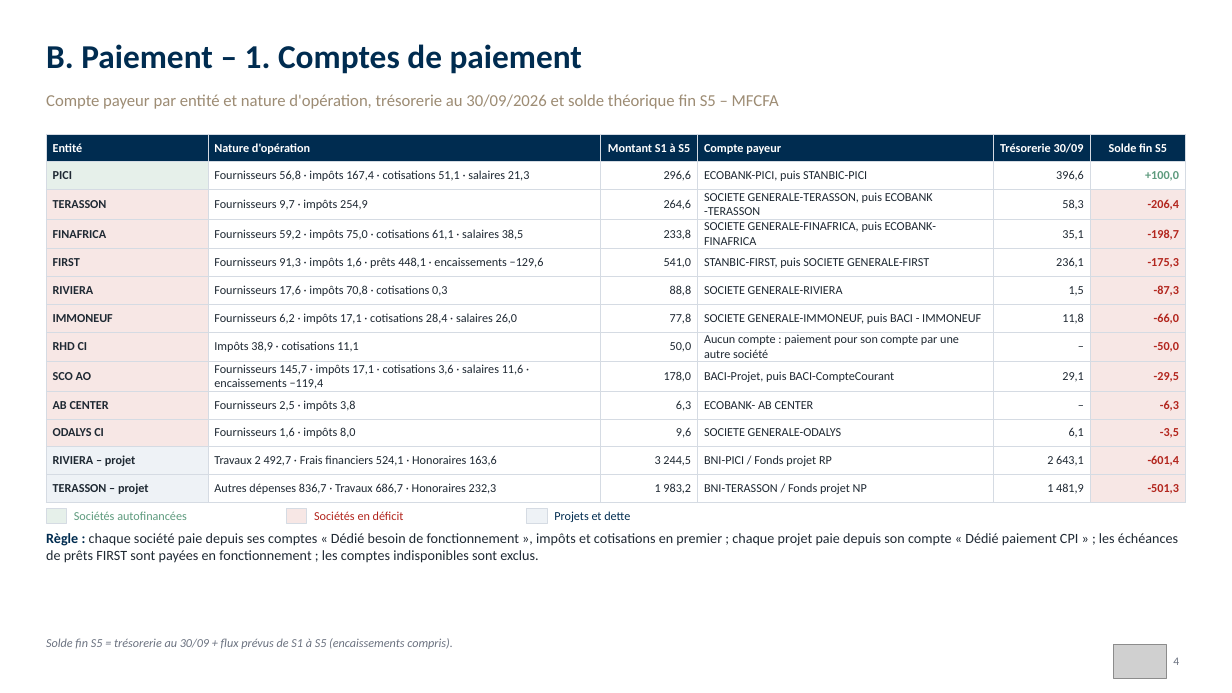
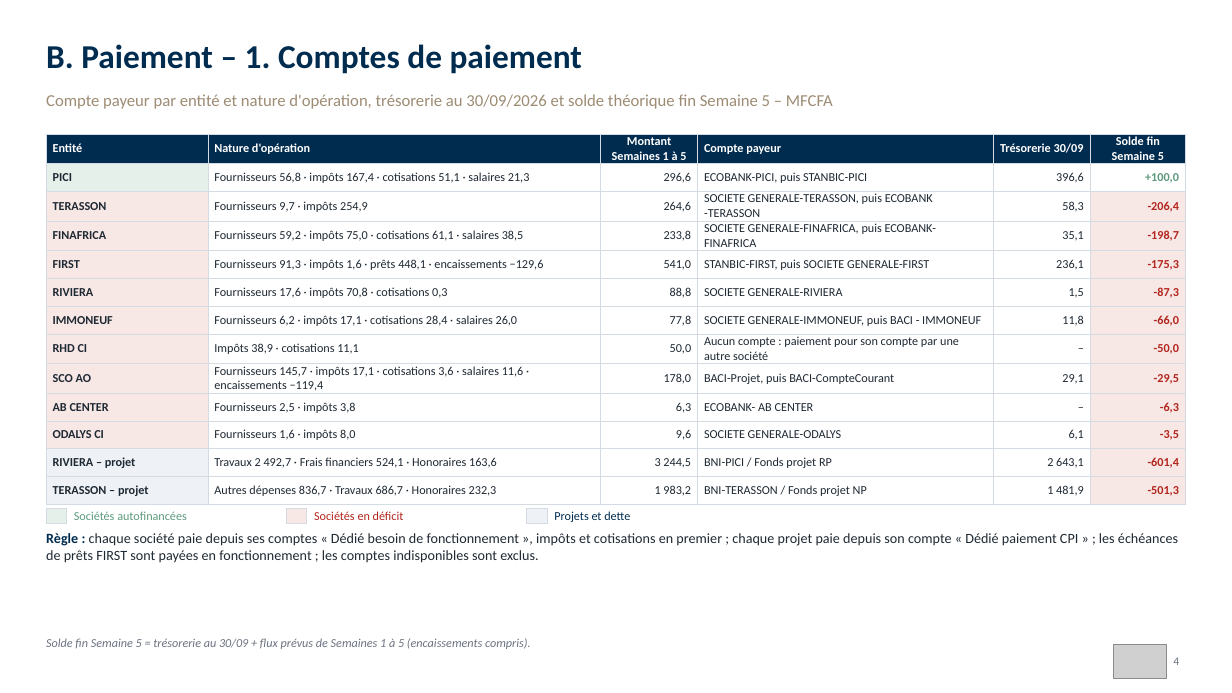
Before and after one commit to angehkouadio/claudeproject, a slide deck: slide 4 of RCI_Besoins_Tresorerie_Comptes_Paiement_30-09-2026.pptx. Drawn at 1232x693 pixels with LibreOffice and Linux fonts; fonts in the diff are those of the drawing; grey boxes stand for pictures. Boxes give left, top, right and bottom in pixels: in the first picture for what was removed or moved away, otherwise in the second. Text is boxed around its words. In the diff, an @@ line names an element or a change of style, - is before the commit and + after.

```diff
--- a/RCI_Besoins_Tresorerie_Comptes_Paiement_30-09-2026.pptx
+++ b/RCI_Besoins_Tresorerie_Comptes_Paiement_30-09-2026.pptx
@@ text at (46,94,833,109): text changed @@
-Compte payeur par entité et nature d'opération, trésorerie au 30/09/2026 et solde théorique fin S5 – MFCFA
+Compte payeur par entité et nature d'opération, trésorerie au 30/09/2026 et solde théorique fin Semaine 5 – MFCFA
@@ table at (46,134,1186,500) @@
-row 1, column 3: Montant S1 à S5
+row 1, column 3: Montant Semaines 1 à 5
-row 1, column 6: Solde fin S5
+row 1, column 6: Solde fin Semaine 5
@@ text at (46,638,531,649): text changed @@
-Solde fin S5 = trésorerie au 30/09 + flux prévus de S1 à S5 (encaissements compris).
+Solde fin Semaine 5 = trésorerie au 30/09 + flux prévus de Semaines 1 à 5 (encaissements compris).
```
Also in this commit, not shown: 4 other slides changed, 1 slide removed, 3 other files.
